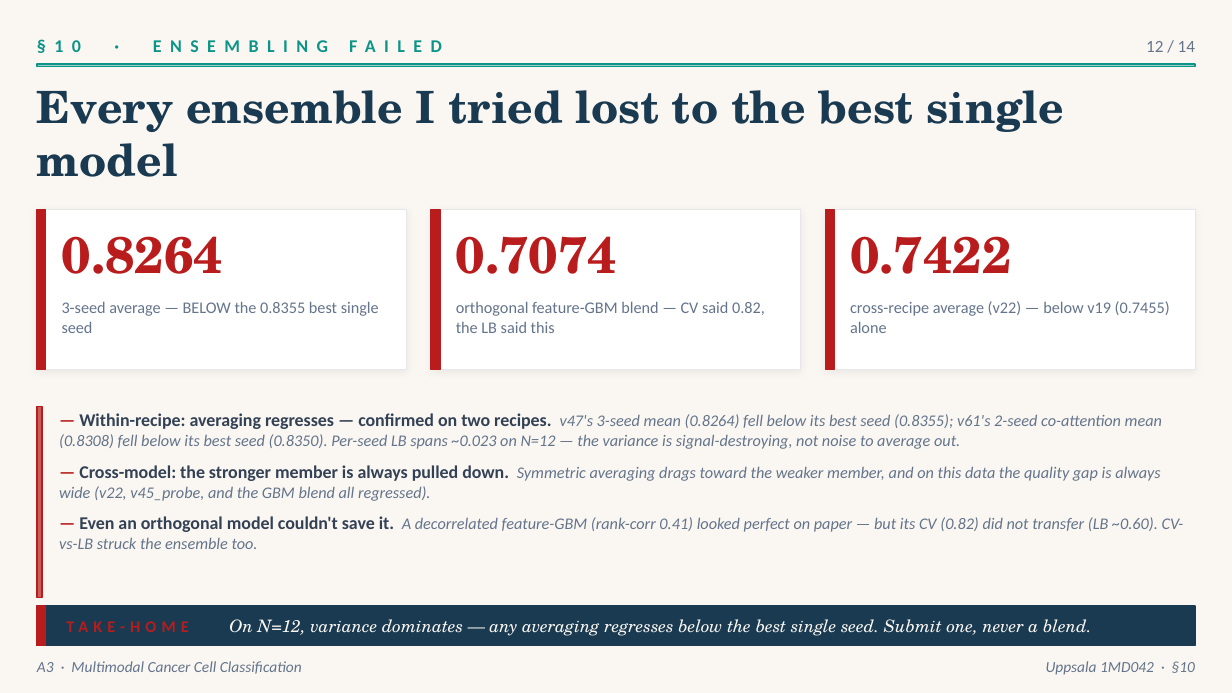
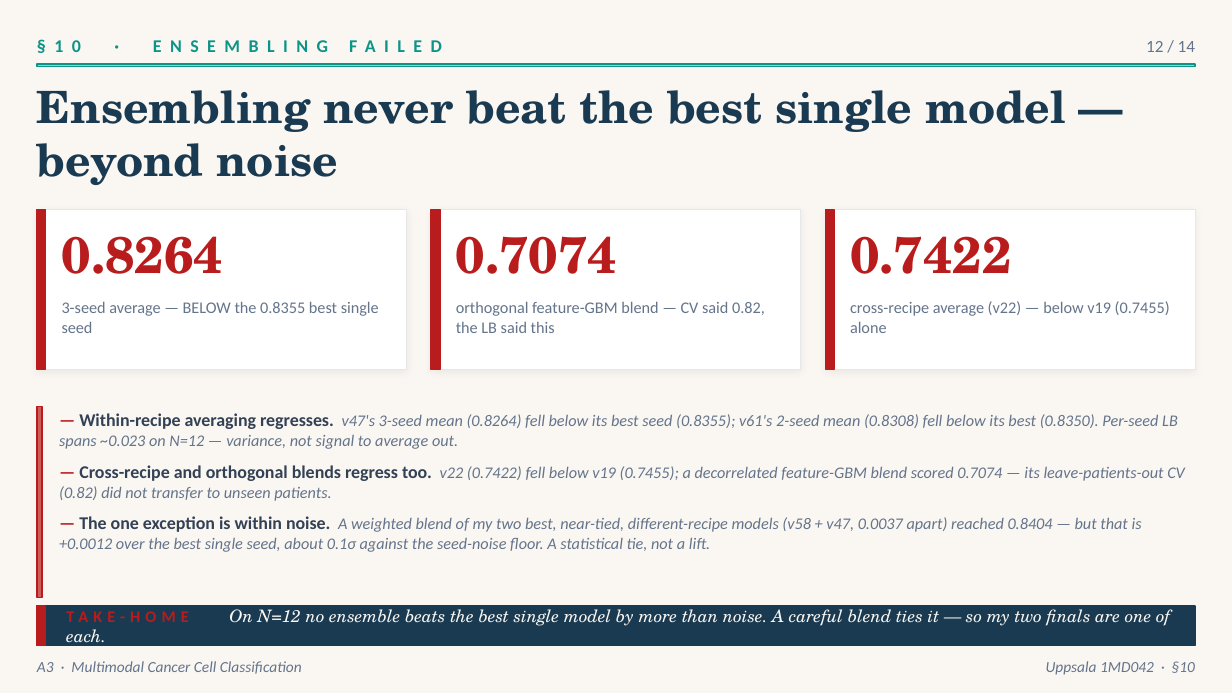
Before and after one commit to rafallex/multimodal-microscopy-distillation, a slide deck: slide 12 of presentation/A3_cancer_challenge.pptx. Drawn at 1232x693 pixels with LibreOffice and Linux fonts; fonts in the diff are those of the drawing. Boxes give left, top, right and bottom in pixels: in the first picture for what was removed or moved away, otherwise in the second. Text is boxed around its words. In the diff, an @@ line names an element or a change of style, - is before the commit and + after.

```diff
--- a/presentation/A3_cancer_challenge.pptx
+++ b/presentation/A3_cancer_challenge.pptx
@@ text at [37, 90, 1066, 185]: text changed @@
-Every ensemble I tried lost to the best single model
+Ensembling never beat the best single model — beyond noise
@@ text at [59, 413, 1185, 552]: text changed @@
-— Within-recipe: averaging regresses — confirmed on two recipes. v47's 3-seed mean (0.8264) fell below its best seed (0.8355); v61's 2-seed co-attention mean (0.8308) fell below its best seed (0.8350). Per-seed LB spans ~0.023 on N=12 — the variance is signal-destroying, not noise to average out.
-— Cross-model: the stronger member is always pulled down. Symmetric averaging drags toward the weaker member, and on this data the quality gap is always wide (v22, v45_probe, and the GBM blend all regressed).
-— Even an orthogonal model couldn't save it. A decorrelated feature-GBM (rank-corr 0.41) looked perfect on paper — but its CV (0.82) did not transfer (LB ~0.60). CV-vs-LB struck the ensemble too.
+— Within-recipe averaging regresses. v47's 3-seed mean (0.8264) fell below its best seed (0.8355); v61's 2-seed mean (0.8308) fell below its best (0.8350). Per-seed LB spans ~0.023 on N=12 — variance, not signal to average out.
+— Cross-recipe and orthogonal blends regress too. v22 (0.7422) fell below v19 (0.7455); a decorrelated feature-GBM blend scored 0.7074 — its leave-patients-out CV (0.82) did not transfer to unseen patients.
+— The one exception is within noise. A weighted blend of my two best, near-tied, different-recipe models (v58 + v47, 0.0037 apart) reached 0.8404 — but that is +0.0012 over the best single seed, about 0.1σ against the seed-noise floor. A statistical tie, not a lift.
@@ text at [229, 609, 1170, 626]: text changed @@
-TAKE-HOME On N=12, variance dominates — any averaging regresses below the best single seed. Submit one, never a blend.
+TAKE-HOME On N=12 no ensemble beats the best single model by more than noise. A careful blend ties it — so my two finals are one of each.
```
Also in this commit, not shown: 7 other files.
